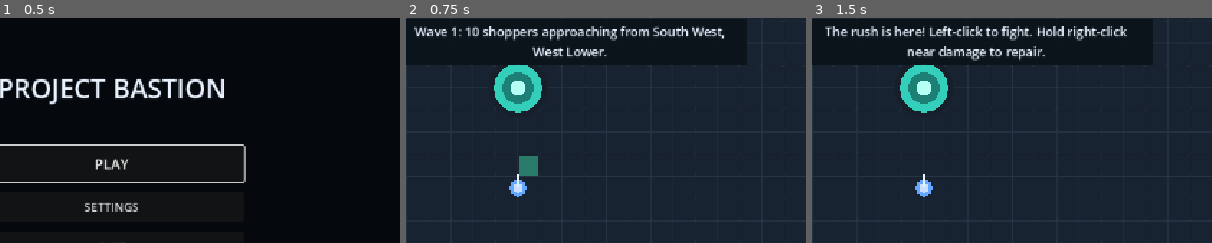
Above: before the commit, frames 1-3 (left to right).
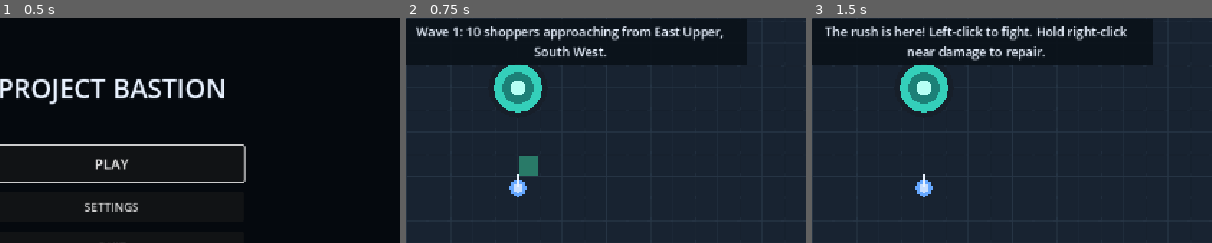
Above: after the commit, the same moments.

Repository: JarredTD/ProjectBastion
Game: Godot game, scene res://scenes/ui/main_menu.tscn
Same seed, same stepped clock (60 frames per second), same inputs: the game is played once before the commit and once after it. Sound files missing from this copy of the repository are replaced by a short silence.
Inputs:
- Up to frame 1 (0.5 s): no input
- Up to frame 2 (0.75 s): click "PLAY" at 0.5 s
- Up to frame 3 (1.5 s): click "START WAVE 1 [SPACE]" at 1.25 s
The pictures show only the part of the screen within x 36-86%, y 12-62%; the shares and areas given below are measured in that part.

Frame 1 is identical in both runs. In frame 2, 2.7% of the frame differs, in the area x 2-80%, y 3-17%; in frame 3, nothing differs.

Commit message:
feat: add strategic approach warnings

Diff:
--- a/scenes/world.tscn
+++ b/scenes/world.tscn
@@ -1,7 +1,8 @@
-[gd_scene load_steps=3 format=3]
+[gd_scene load_steps=4 format=3]
 
 [ext_resource type="Script" path="res://scripts/world_view.gd" id="1_world"]
 [ext_resource type="Texture2D" path="res://assets/grid.svg" id="2_grid"]
+[ext_resource type="Script" path="res://scripts/world/approach_point.gd" id="3_approach"]
 
 [node name="World" type="Node2D"]
 z_index = -10
@@ -68,24 +69,48 @@
 
 [node name="North West" type="Marker2D" parent="SpawnPoints"]
 position = Vector2(256, 32)
+script = ExtResource("3_approach")
+display_name = "North West"
+tags = Array[StringName]([&"north", &"west"])
 
 [node name="North East" type="Marker2D" parent="SpawnPoints"]
 position = Vector2(1792, 32)
+script = ExtResource("3_approach")
+display_name = "North East"
+tags = Array[StringName]([&"north", &"east"])
 
 [node name="East Upper" type="Marker2D" parent="SpawnPoints"]
 position = Vector2(2016, 320)
+script = ExtResource("3_approach")
+display_name = "East Upper"
+tags = Array[StringName]([&"east", &"upper"])
 
 [node name="East Lower" type="Marker2D" parent="SpawnPoints"]
 position = Vector2(2016, 832)
+script = ExtResource("3_approach")
+display_name = "East Lower"
+tags = Array[StringName]([&"east", &"lower"])
 
 [node name="South East" type="Marker2D" parent="SpawnPoints"]
 position = Vector2(1792, 1120)
+script = ExtResource("3_approach")
+display_name = "South East"
+tags = Array[StringName]([&"south", &"east"])
 
 [node name="South West" type="Marker2D" parent="SpawnPoints"]
 position = Vector2(256, 1120)
+script = ExtResource("3_approach")
+display_name = "South West"
+tags = Array[StringName]([&"south", &"west"])
 
 [node name="West Lower" type="Marker2D" parent="SpawnPoints"]
 position = Vector2(32, 832)
+script = ExtResource("3_approach")
+display_name = "West Lower"
+tags = Array[StringName]([&"west", &"lower"])
 
 [node name="West Upper" type="Marker2D" parent="SpawnPoints"]
 position = Vector2(32, 320)
+script = ExtResource("3_approach")
+display_name = "West Upper"
+tags = Array[StringName]([&"west", &"upper"])
--- a/scripts/managers/wave_director.gd
+++ b/scripts/managers/wave_director.gd
@@ -15,7 +15,7 @@
 var rng := RandomNumberGenerator.new()
 var current_wave: WaveDefinition
 var enemy_roster: Array[EnemyDefinition] = []
-var approach_markers: Array[Marker2D] = []
+var approach_points: Array[ApproachPoint] = []
 
 @onready var enemies: Node2D = get_node(enemies_path)
 @onready var world: Node2D = get_node(world_path)
@@ -27,8 +27,8 @@
 		push_error("Wave director requires a run definition.")
 	elif run_definition.objective_waves.is_empty():
 		push_error("Run definition requires at least one objective wave.")
-	if world.spawn_markers().is_empty():
-		push_error("Wave director requires at least one world spawn marker.")
+	if world.approach_points().is_empty():
+		push_error("Wave director requires at least one world approach point.")
 
 ## Spawns enemies at the configured interval while the wave is active.
 func _process(delta: float) -> void:
@@ -51,24 +51,30 @@
 		push_error("Wave %d requires at least one valid enemy." % wave_number)
 		return false
 	shuffle_enemy_roster()
-	var available: Array[Marker2D] = world.spawn_markers()
-	approach_markers.clear()
+	set_approaches_highlighted(false)
+	var available: Array[ApproachPoint] = []
+	for point in world.approach_points():
+		if point.spawn_enabled and point.spawn_weight > 0.0:
+			available.append(point)
+	approach_points.clear()
 	var approach_total := mini(current_wave.approach_count, available.size())
-	for index in approach_total:
-		var selected_index := rng.randi_range(index, available.size() - 1)
-		var selected: Marker2D = available[selected_index]
-		available[selected_index] = available[index]
-		available[index] = selected
-		approach_markers.append(available[index])
+	for _index in approach_total:
+		var selected := choose_weighted_approach(available)
+		if selected == null:
+			break
+		approach_points.append(selected)
+		available.erase(selected)
+	set_approaches_highlighted(true)
 	spawned = 0
 	alive = 0
 	spawn_cooldown = 0.4
-	return not approach_markers.is_empty()
+	return not approach_points.is_empty()
 
 ## Starts spawning and wakes any enemies already in the scene.
 func start_wave() -> void:
-	if current_wave == null or approach_markers.is_empty():
+	if current_wave == null or approach_points.is_empty():
 		return
+	set_approaches_highlighted(false)
 	active = true
 	for enemy in enemies.get_children():
 		enemy.active = true
@@ -87,7 +93,8 @@
 	spawn_cooldown = 0.4
 	current_wave = null
 	enemy_roster.clear()
-	approach_markers.clear()
+	set_approaches_highlighted(false)
+	approach_points.clear()
 	rng.randomize()
 	for enemy in enemies.get_children():
 		enemy.queue_free()
@@ -114,10 +121,30 @@
 
 ## Chooses one of the approach markers revealed for this wave.
 func random_spawn_position() -> Vector2:
-	if approach_markers.is_empty():
-		push_error("Wave requires at least one approach marker.")
+	var approach := choose_weighted_approach(approach_points)
+	if approach == null:
+		push_error("Wave requires at least one approach point.")
 		return world.core_position()
-	return approach_markers[rng.randi_range(0, approach_markers.size() - 1)].global_position
+	return approach.global_position
+
+## Chooses an approach using its map-authored relative weight.
+func choose_weighted_approach(points: Array[ApproachPoint]) -> ApproachPoint:
+	var total_weight := 0.0
+	for point in points:
+		total_weight += point.spawn_weight
+	if total_weight <= 0.0:
+		return null
+	var roll := rng.randf_range(0.0, total_weight)
+	for point in points:
+		roll -= point.spawn_weight
+		if roll <= 0.0:
+			return point
+	return points.back()
+
+## Keeps the selected map warnings in step with the build phase.
+func set_approaches_highlighted(value: bool) -> void:
+	for point in approach_points:
+		point.set_highlighted(value)
 
 ## Returns the fixed enemy budget prepared for this wave.
 func enemy_count() -> int:
@@ -130,8 +157,8 @@
 ## Names the pressure points selected for the current wave.
 func approach_summary() -> String:
 	var names := PackedStringArray()
-	for marker in approach_markers:
-		names.append(String(marker.name).capitalize())
+	for point in approach_points:
+		names.append(point.display_name)
 	return ", ".join(names)
 
 ## Returns the number of waves in the completable objective.
--- /dev/null
+++ b/scripts/world/approach_point.gd
@@ -0,0 +1,26 @@
+@tool
+class_name ApproachPoint
+extends Marker2D
+
+@export var display_name := "Approach"
+@export var spawn_enabled := true
+@export_range(0.0, 100.0, 0.1) var spawn_weight := 1.0
+@export var tags: Array[StringName] = []
+@export var indicator_color := Color("f6c76b")
+
+var highlighted := false
+
+## Shows or hides the build-phase warning drawn at this approach.
+func set_highlighted(value: bool) -> void:
+	highlighted = value
+	queue_redraw()
+
+## Draws a subtle editor marker and a stronger runtime warning when selected.
+func _draw() -> void:
+	if Engine.is_editor_hint():
+		draw_circle(Vector2.ZERO, 7.0, Color(indicator_color, 0.35))
+		draw_arc(Vector2.ZERO, 12.0, 0.0, TAU, 24, Color(indicator_color, 0.7), 2.0)
+	elif highlighted:
+		draw_circle(Vector2.ZERO, 20.0, Color(indicator_color, 0.2))
+		draw_arc(Vector2.ZERO, 26.0, 0.0, TAU, 32, indicator_color, 3.0)
+		draw_arc(Vector2.ZERO, 34.0, 0.0, TAU, 32, Color(indicator_color, 0.45), 2.0)
--- a/scripts/world_view.gd
+++ b/scripts/world_view.gd
@@ -24,10 +24,10 @@
 func player_start_position() -> Vector2:
 	return $PlayerStart.global_position
 
-## Collects every authored enemy approach marker.
-func spawn_markers() -> Array[Marker2D]:
-	var markers: Array[Marker2D] = []
-	for marker in $SpawnPoints.get_children():
-		if marker is Marker2D:
-			markers.append(marker)
-	return markers
+## Collects every authored enemy approach point.
+func approach_points() -> Array[ApproachPoint]:
+	var points: Array[ApproachPoint] = []
+	for point in $SpawnPoints.get_children():
+		if point is ApproachPoint:
+			points.append(point)
+	return points
Not shown, added: scripts/world/approach_point.gd.uid
